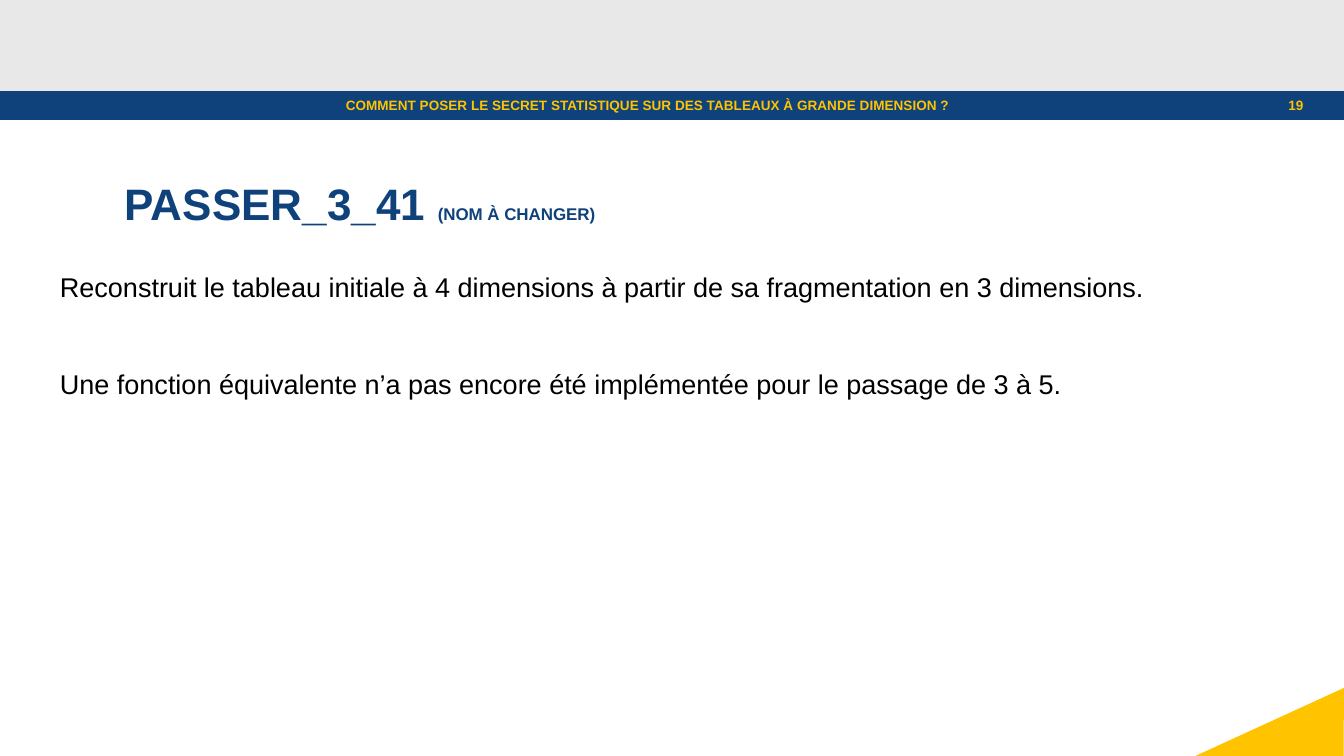
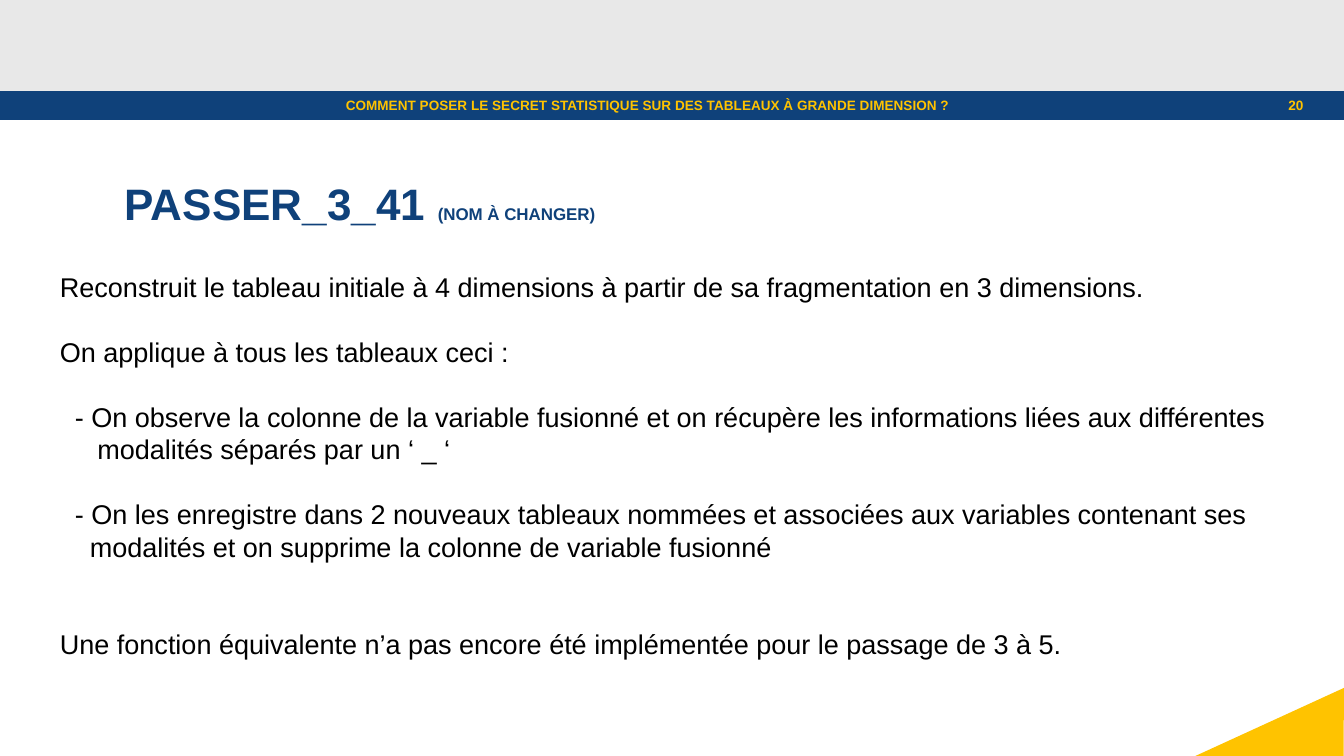
Before and after one commit to julienjamme/stage1A_2023, a slide deck: slide 20 of presentation_mi_parcours.odp (slide 19 before the commit). Drawn at 1344x756 pixels with LibreOffice and Linux fonts; fonts in the diff are those of the drawing; background and template pictures are left out. Boxes give left, top, right and bottom in pixels: in the first picture for what was removed or moved away, otherwise in the second. Text is boxed around its words. In the diff, an @@ line names an element or a change of style, - is before the commit and + after.

```diff
--- a/presentation_mi_parcours.odp
+++ b/presentation_mi_parcours.odp
@@ page number at [1288,100,1303,110]: text changed @@
-19
+20
@@ text at [60,342,1265,562]: paragraphs added @@
+On applique à tous les tableaux ceci :
+- On observe la colonne de la variable fusionné et on récupère les informations liées aux différentes modalités séparés par un ‘ _ ‘
+- On les enregistre dans 2 nouveaux tableaux nommées et associées aux variables contenant ses modalités et on supprime la colonne de variable fusionné
```
Also in this commit, not shown: 4 other slides changed, 3 slides added, 1 slide removed.
